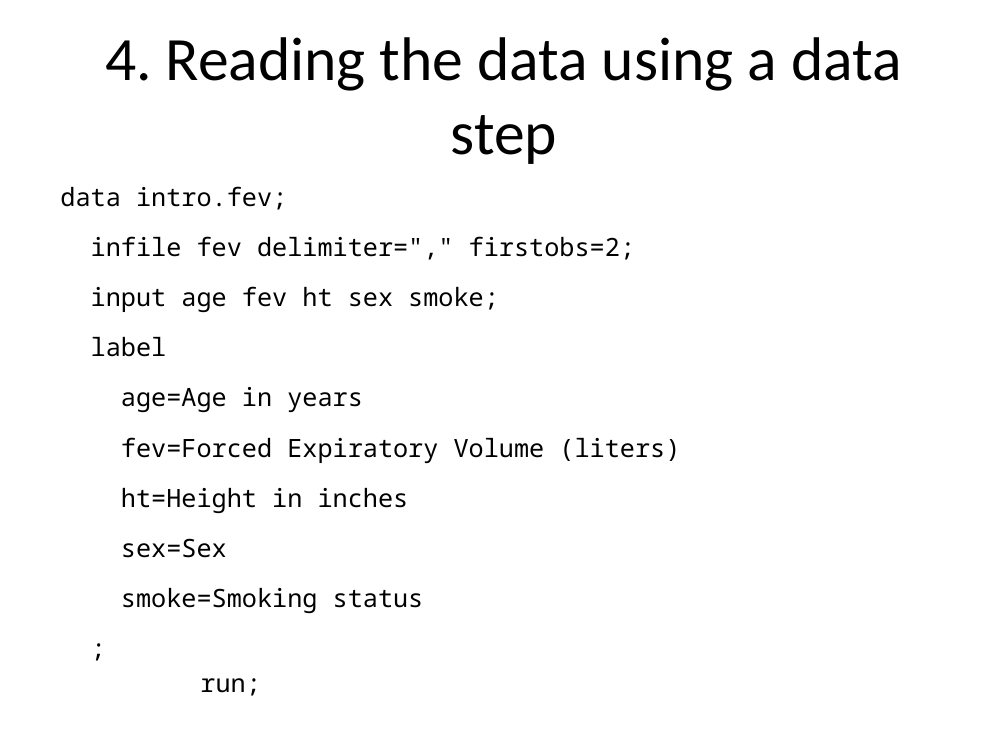
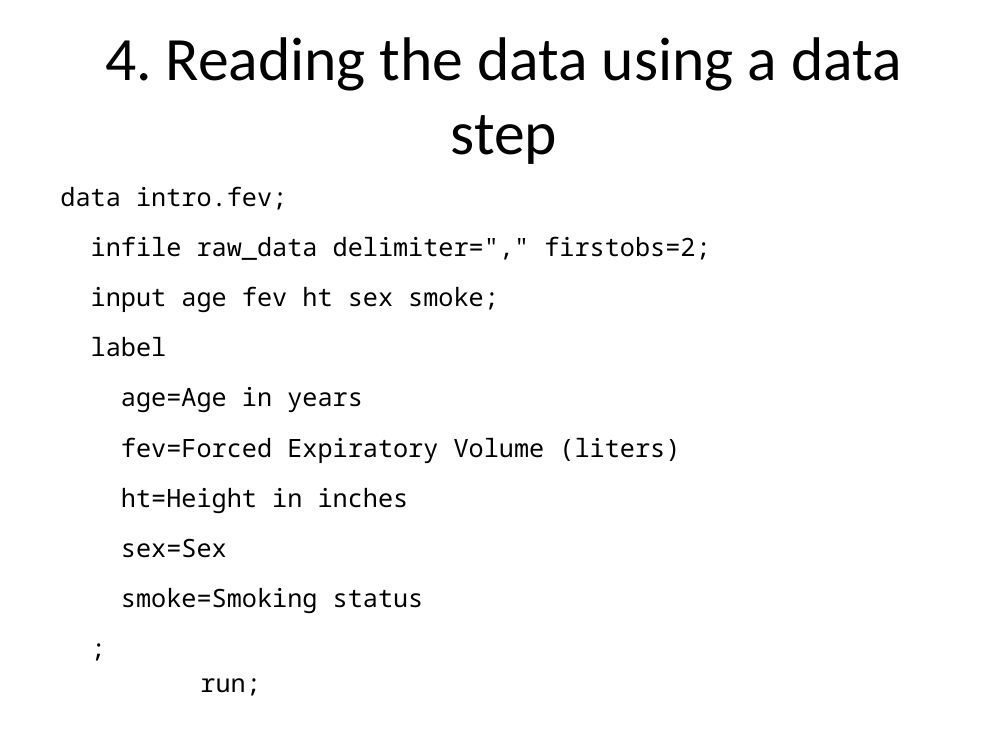
Before and after one commit to pmean/introduction-to-SAS, a slide deck: slide 7 of basics3/src/lecture03.pptx. Drawn at 1008x756 pixels with LibreOffice and Linux fonts; fonts in the diff are those of the drawing. Boxes give left, top, right and bottom in pixels: in the first picture for what was removed or moved away, otherwise in the second. Text is boxed around its words. In the diff, an @@ line names an element or a change of style, - is before the commit and + after.

Commit message:
Completed lecture03.

```diff
--- a/basics3/src/lecture03.pptx
+++ b/basics3/src/lecture03.pptx
@@ text at box(60, 186, 710, 613): text changed @@
-data intro.fev;
-infile fev delimiter="," firstobs=2;
-input age fev ht sex smoke;
-label
-age=Age in years
-fev=Forced Expiratory Volume (liters)
-ht=Height in inches
-sex=Sex
-smoke=Smoking status
-;
-run;
+data intro.fev;
+infile raw_data delimiter="," firstobs=2;
+input age fev ht sex smoke;
+label
+age=Age in years
+fev=Forced Expiratory Volume (liters)
+ht=Height in inches
+sex=Sex
+smoke=Smoking status
+;
+run;
```
Also in this commit, not shown: 11 other slides changed, 8 slides added, 5 slides removed, 17 other files.
